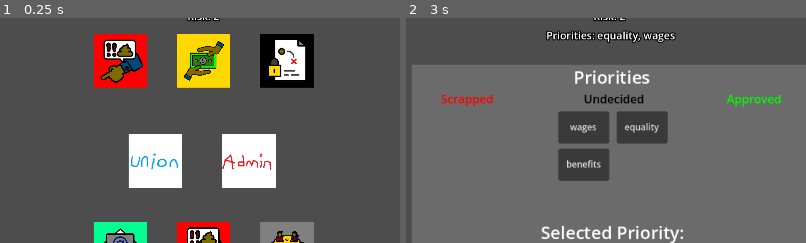
Above: before the commit, frames 1-2 (left to right).
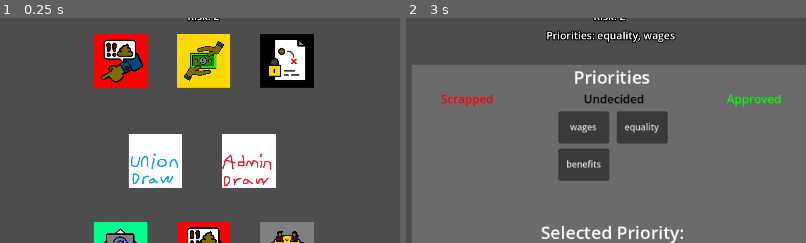
Above: after the commit, the same moments.

Repository: AX-I/Union-Battle
Game: Godot game, scene res://Scenes/strike_scene.tscn
The game is run twice, just before and just after one commit, with the same random seed, the same clock (stepped at 60 frames per second) and the same inputs. This scene is started directly instead of the project's main scene. The engine's default icon, where the game draws it, is replaced by a stand-in: a white triangle on a blue panel in a dark square.
Inputs (mouse positions are % of the whole screen's width and height, from its top left):
- Up to frame 1 (0.25 s): no input
- Up to frame 2 (3 s): click (43, 51) at 0.5 s; click (55, 51) at 1.25 s; click "End Turn" at 2 s; click "Toggle Priorities" at 2.75 s
The pictures show only the part of the screen within x 24-74%, y 19-69%; the shares and areas given below are measured in that part.

The runs differ from the first frame. In frame 1, 0.3% of the frame differs, in the area x 33-68%, y 68-76%; in frame 2, nothing differs.

Commit message:
Can draw multipal cards a turn, draw card deck changed

Diff:
--- a/union-battle/Scripts/strike_scene_scripts/strike_scene.gd
+++ b/union-battle/Scripts/strike_scene_scripts/strike_scene.gd
@@ -281,16 +281,16 @@
 	var is_union = Globals.PLAYERS[Globals.curr_turn].is_player_union()
 
 	# Only draw if no card has been drawn this turn
-	if not Globals.drew_this_turn:
-		# Draw a card based on the player drawing
-		if is_union and union_deck:
-			draw_success = union_draw(is_union)
-		elif not (is_union or union_deck):
-			draw_success = admin_draw(is_union)
-
-		# Making sure that no other card can be drawn this turn
-		if draw_success:
-			Globals.drew_this_turn = true
+	#if not Globals.drew_this_turn: Doesnt look like we want this but leaving it in for easy reversion
+	# Draw a card based on the player drawing
+	if is_union and union_deck:
+		draw_success = union_draw(is_union)
+	elif not (is_union or union_deck):
+		draw_success = admin_draw(is_union)
+
+	# Making sure that no other card can be drawn this turn
+	if draw_success:
+		Globals.drew_this_turn = true
 
 # Draw a card specifically from the union pile
 func union_draw(
Binary file changed: union-battle/Assets/admin_press_temp.png
Binary file changed: union-battle/Assets/admin_temp.png
Binary file changed: union-battle/Assets/union_press_temp.png
Binary file changed: union-battle/Assets/union_temp.png
